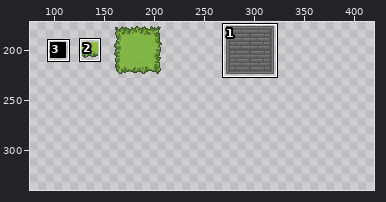
A pixel-art file gets an edit: Game assests/Sprite-0003.aseprite. Above, an overview of the earlier version with the close-up marked.
Close-up. Earlier state:
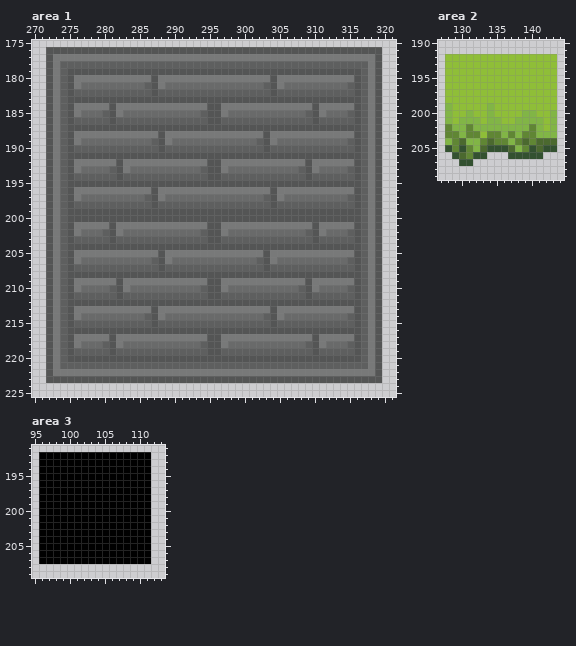
640x360 pixels, 1 frame. Shown: area 1: x 270..321, y 175..225; area 2: x 127..144, y 190..209; area 3: x 95..113, y 191..209. The wide view leaves out empty margins. The commit also changed other parts of the picture, which this record leaves out.
After:
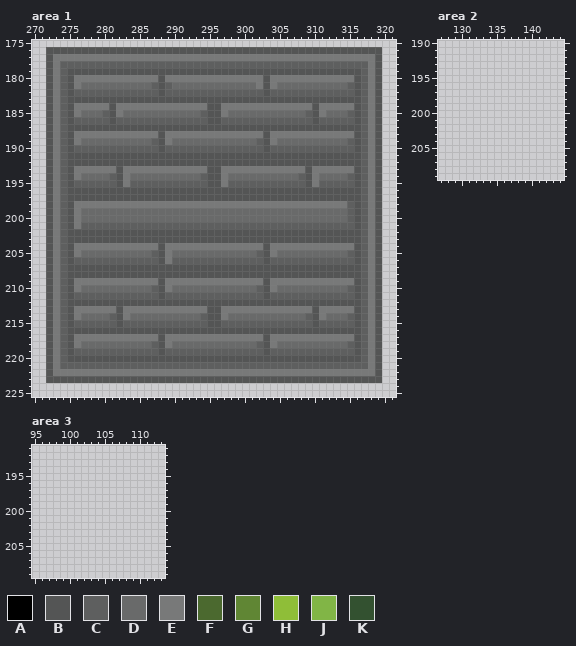
Palette (. is transparent): A #000000  B #545555  C #5e5f5f  D #696a6a  E #787979  F #4b692f  G #608634  H #8fbe38  J #81b546  K #335130
Changes in this commit:
layer "Layer 1" now hidden
layer "TIle vartion" now shown
--- area 1, layer "TIle vartion"
@@ x 284..307 @@
 179 BBBBBBBBBBBBBBBBBBBBBBBB
-180 EEEBEEEEEEEEEEEEEEEEBEEE
-181 DDCBEDDDDDDDDDDDDDDCBEDD
-182 CCCBCCCCCCCCCCCCCCCCBCCC
+180 EEEEBEEEEEEEEEEEEEEBEEEE
+181 DDDCBCDDDDDDDDDDDDEBEDDD
+182 CCCCBCCCCCCCCCCCCCCBCCCC
 183 BBBBBBBBBBBBBBBBBBBBBBBB
@@ x 270..321 @@
 191 ..BECBBBBBBBBBBBBBBBBBBBBBBBBBBBBBBBBBBBBBBBBBBCEB..
-192 ..BECBEEEEEEBEEEEEEEEEEEEBBEEEEEEEEEEEEBEEEEEEBCEB..
-193 ..BECBEDDDDCBEDDDDDDDDDDCBBEDDDDDDDDDDCBEDDDDCBCEB..
-194 ..BECBCCCCCCBCCCCCCCCCCCCBBCCCCCCCCCCCCBCCCCCCBCEB..
-195 ..BECBBBBBBBBBBBBBBBBBBBBBBBBBBBBBBBBBBBBBBBBBBCEB..
-196 ..BECBEEEEEEEEEEEBEEEEEEEEEEEEEEEEBEEEEEEEEEEEBCEB..
-197 ..BECBEDDDDDDDDDCBEDDDDDDDDDDDDDDCBEDDDDDDDDDCBCEB..
-198 ..BECBCCCCCCCCCCCBCCCCCCCCCCCCCCCCBCCCCCCCCCCCBCEB..
-199 ..BECBBBBBBBBBBBBBBBBBBBBBBBBBBBBBBBBBBBBBBBBBBCEB..
-200 ..BECBBBBBBBBBBBBBBBBBBBBBBBBBBBBBBBBBBBBBBBBBBCEB..
-201 ..BECBEEEEEBEEEEEEEEEEEEEBBEEEEEEEEEEEEEBEEEEEBCEB..
-202 ..BECBEDDDCBEDDDDDDDDDDDCBBEDDDDDDDDDDDCBEDDDCBCEB..
-203 ..BECBCCCCCBCCCCCCCCCCCCCBBCCCCCCCCCCCCCBCCCCCBCEB..
-204 ..BECBBBBBBBBBBBBBBBBBBBBBBBBBBBBBBBBBBBBBBBBBBCEB..
-205 ..BECBEEEEEEEEEEEEBEEEEEEEEEEEEEEBEEEEEEEEEEEEBCEB..
-206 ..BECBEDDDDDDDDDDCBEDDDDDDDDDDDDCBEDDDDDDDDDDCBCEB..
-207 ..BECBCCCCCCCCCCCCBCCCCCCCCCCCCCCBCCCCCCCCCCCCBCEB..
+192 ..BECBBBBBBBBBBBBBBBBBBBBBBBBBBBBBBBBBBBBBBBBBBCEB..
+193 ..BECBEEEEEEBEEEEEEEEEEEEBBEEEEEEEEEEEEBEEEEEEBCEB..
+194 ..BECBEDDDDCBEDDDDDDDDDDCBBEDDDDDDDDDDCBEDDDDCBCEB..
+195 ..BECBCCCCCCBECCCCCCCCCCCBBECCCCCCCCCCCBECCCCCBCEB..
+196 ..BECBBBBBBBBBBBBBBBBBBBBBBBBBBBBBBBBBBBBBBBBBBCEB..
+197 ..BECBBBBBBBBBBBBBBBBBBBBBBBBBBBBBBBBBBBBBBBBBBCEB..
+198 ..BECBEEEEEEEEEEEEEEEEEEEEEEEEEEEEEEEEEEEEEEECBCEB..
+199 ..BECBEDDDDDDDDDDDDDDDDDDDDDDDDDDDDDDDDDDDDDDCBCEB..
+200 ..BECBEDDDDDDDDDDDDDDDDDDDDDDDDDDDDDDDDDDDDDDCBCEB..
+201 ..BECBECCCCCCCCCCCCCCCCCCCCCCCCCCCCCCCCCCCCCCCBCEB..
+202 ..BECBBBBBBBBBBBBBBBBBBBBBBBBBBBBBBBBBBBBBBBBBBCEB..
+203 ..BECBBBBBBBBBBBBBBBBBBBBBBBBBBBBBBBBBBBBBBBBBBCEB..
+204 ..BECBEEEEEEEEEEEEBEEEEEEEEEEEEEEBEEEEEEEEEEEEBCEB..
+205 ..BECBEDDDDDDDDDDCBEDDDDDDDDDDDDCBEDDDDDDDDDDCBCEB..
+206 ..BECBCCCCCCCCCCCCBECCCCCCCCCCCCCBCCCCCCCCCCCCBCEB..
+207 ..BECBBBBBBBBBBBBBBBBBBBBBBBBBBBBBBBBBBBBBBBBBBCEB..
 208 ..BECBBBBBBBBBBBBBBBBBBBBBBBBBBBBBBBBBBBBBBBBBBCEB..
-209 ..BECBEEEEEEBEEEEEEEEEEEEBBEEEEEEEEEEEEBEEEEEEBCEB..
-210 ..BECBEDDDDCBEDDDDDDDDDDCBBEDDDDDDDDDDCBEDDDDCBCEB..
-211 ..BECBCCCCCCBCCCCCCCCCCCCBBCCCCCCCCCCCCBCCCCCCBCEB..
+209 ..BECBEEEEEEEEEEEEBEEEEEEEEEEEEEEBEEEEEEEEEEEEBCEB..
+210 ..BECBEDDDDDDDDDDCBEDDDDDDDDDDDDCBEDDDDDDDDDDCBCEB..
+211 ..BECBCCCCCCCCCCCCBCCCCCCCCCCCCCCBCCCCCCCCCCCCBCEB..
 212 ..BECBBBBBBBBBBBBBBBBBBBBBBBBBBBBBBBBBBBBBBBBBBCEB..
-213 ..BECBEEEEEEEEEEEBEEEEEEEEEEEEEEEEBEEEEEEEEEEEBCEB..
-214 ..BECBEDDDDDDDDDCBEDDDDDDDDDDDDDDCBEDDDDDDDDDCBCEB..
-215 ..BECBCCCCCCCCCCCBCCCCCCCCCCCCCCCCBCCCCCCCCCCCBCEB..
+213 ..BECBEEEEEEBEEEEEEEEEEEEBBEEEEEEEEEEEEEBEEEEEBCEB..
+214 ..BECBEDDDDCBEDDDDDDDDDDCBBEDDDDDDDDDDDCBEDDDCBCEB..
+215 ..BECBCCCCCCBCCCCCCCCCCCCBBCCCCCCCCCCCCCBCCCCCBCEB..
 216 ..BECBBBBBBBBBBBBBBBBBBBBBBBBBBBBBBBBBBBBBBBBBBCEB..
-217 ..BECBEEEEEBEEEEEEEEEEEEEBBEEEEEEEEEEEEEBEEEEEBCEB..
-218 ..BECBEDDDCBEDDDDDDDDDDDCBBEDDDDDDDDDDDCBEDDDCBCEB..
-219 ..BECBCCCCCBCCCCCCCCCCCCCBBCCCCCCCCCCCCCBCCCCCBCEB..
+217 ..BECBEEEEEEEEEEEEBEEEEEEEEEEEEEEBEEEEEEEEEEEEBCEB..
+218 ..BECBEDDDDDDDDDDCBEDDDDDDDDDDDDCBEDDDDDDDDDDCBCEB..
+219 ..BECBCCCCCCCCCCCCBCCCCCCCCCCCCCCBCCCCCCCCCCCCBCEB..
 220 ..BECBBBBBBBBBBBBBBBBBBBBBBBBBBBBBBBBBBBBBBBBBBCEB..
--- area 2
@@ x 127..144 @@
 191 ..................
-192 .HHHHHHHHHHHHHHHH.
-193 .HHHHHHHHHHHHHHHH.
-194 .HHHHHHHHHHHHHHHH.
-195 .HHHHHHHHHHHHHHHH.
-196 .HHHHHHHHHHHHHHHH.
-197 .HHHHHHHHHHHHHHHH.
-198 .HHHHHHHHHHHHHHHH.
-199 .JHHHHHJHHHHHHHHH.
-200 .JHHJHHJHHHHJJHHJ.
-201 .JHJJJHJJHHJJJJHJ.
-202 .GJJGJJJJJJJJGJHJ.
-203 .GGJGGHGGJGJGGJJJ.
-204 .JGFJJGFGGJGFGFFF.
-205 .KGKGJFKKKFJGKFKK.
-206 ..KFGKK...KKKKK...
-207 ...KK.............
+192 ..................
+193 ..................
+194 ..................
+195 ..................
+196 ..................
+197 ..................
+198 ..................
+199 ..................
+200 ..................
+201 ..................
+202 ..................
+203 ..................
+204 ..................
+205 ..................
+206 ..................
+207 ..................
 208 ..................
--- area 3
@@ x 95..113 @@
 191 ...................
-192 .AAAAAAAAAAAAAAAA..
-193 .AAAAAAAAAAAAAAAA..
-194 .AAAAAAAAAAAAAAAA..
-195 .AAAAAAAAAAAAAAAA..
-196 .AAAAAAAAAAAAAAAA..
-197 .AAAAAAAAAAAAAAAA..
-198 .AAAAAAAAAAAAAAAA..
-199 .AAAAAAAAAAAAAAAA..
-200 .AAAAAAAAAAAAAAAA..
-201 .AAAAAAAAAAAAAAAA..
-202 .AAAAAAAAAAAAAAAA..
-203 .AAAAAAAAAAAAAAAA..
-204 .AAAAAAAAAAAAAAAA..
-205 .AAAAAAAAAAAAAAAA..
-206 .AAAAAAAAAAAAAAAA..
-207 .AAAAAAAAAAAAAAAA..
+192 ...................
+193 ...................
+194 ...................
+195 ...................
+196 ...................
+197 ...................
+198 ...................
+199 ...................
+200 ...................
+201 ...................
+202 ...................
+203 ...................
+204 ...................
+205 ...................
+206 ...................
+207 ...................
 208 ...................
Boxes around the changes in both close-ups, in picture pixels (x1, y1, x2, y2):
changed: (144, 75, 172, 96)
changed: (256, 75, 284, 96)
changed: (74, 159, 354, 355)
erased: (445, 54, 557, 166)
erased: (39, 452, 151, 564)
